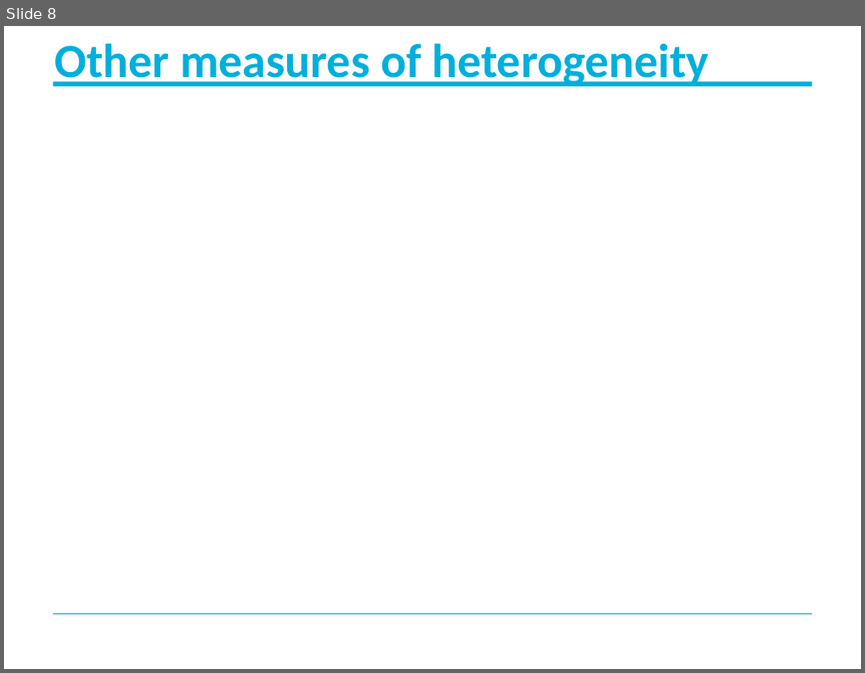
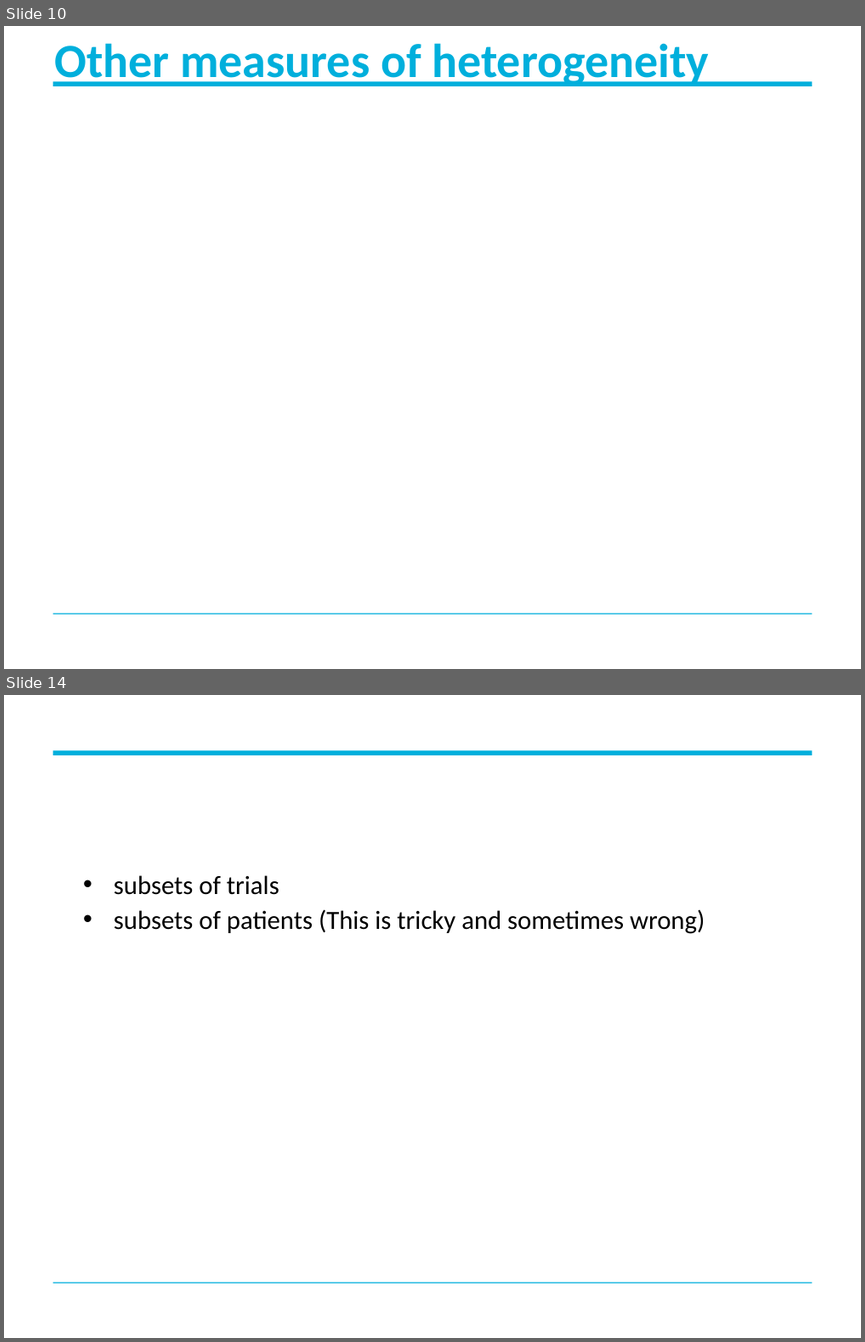
Before and after one commit to Fideborios/meta-analysis, a slide deck: Meta-reg_SA_Heterogeneity.pptx. Shown one above the other, each under a label of ours: slide 8 before the commit, slides 10 and 14 after it; the slides between them are not shown. The pictures are 865x673 and 865x1342 pixels, drawn with LibreOffice and Linux fonts; fonts in the diff are those of the drawing; grey boxes stand for pictures; background and template pictures are left out. Boxes give left, top, right and bottom in pixels: in the first picture for what was removed or moved away, otherwise in the second. Text is boxed around its words. In the diff, an @@ line names an element or a change of style, - is before the commit and + after.

```diff
--- a/Meta-reg_SA_Heterogeneity.pptx
+++ b/Meta-reg_SA_Heterogeneity.pptx
@@ slide 14 added at (4, 695, 861, 1338), background #FFFFFF; not listed: 2 template elements that a slide beside it also shows @@
@@ text added at (114, 875, 704, 934), 22 pt, text #000000 @@
+  • subsets of trials
+  • subsets of patients (This is tricky and sometimes wrong)
@@ what was slide 8 is now slide 10 @@
```
Also in this commit, not shown: 19 slides changed, 3 other slides added, 1 slide removed, 17 other files.
